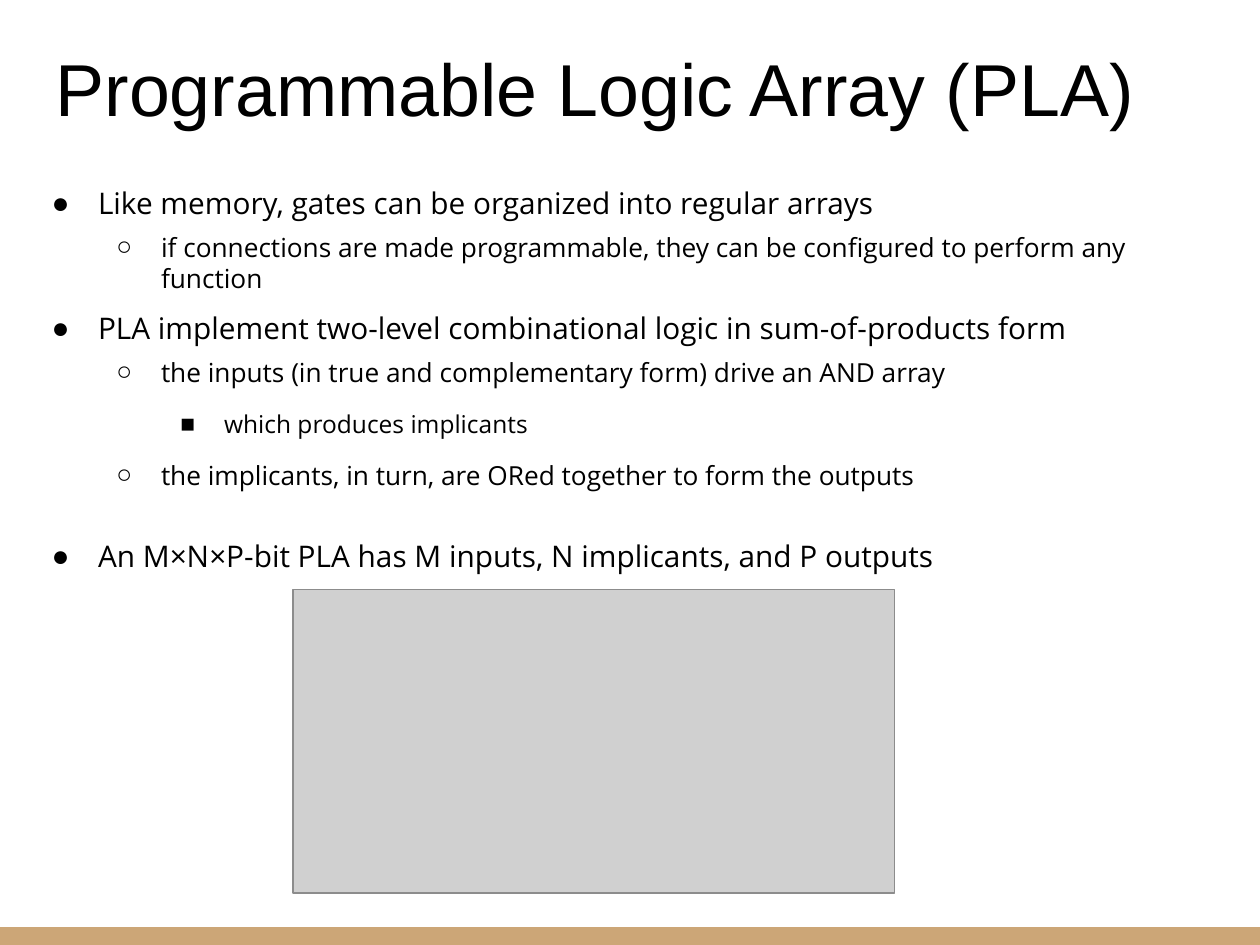
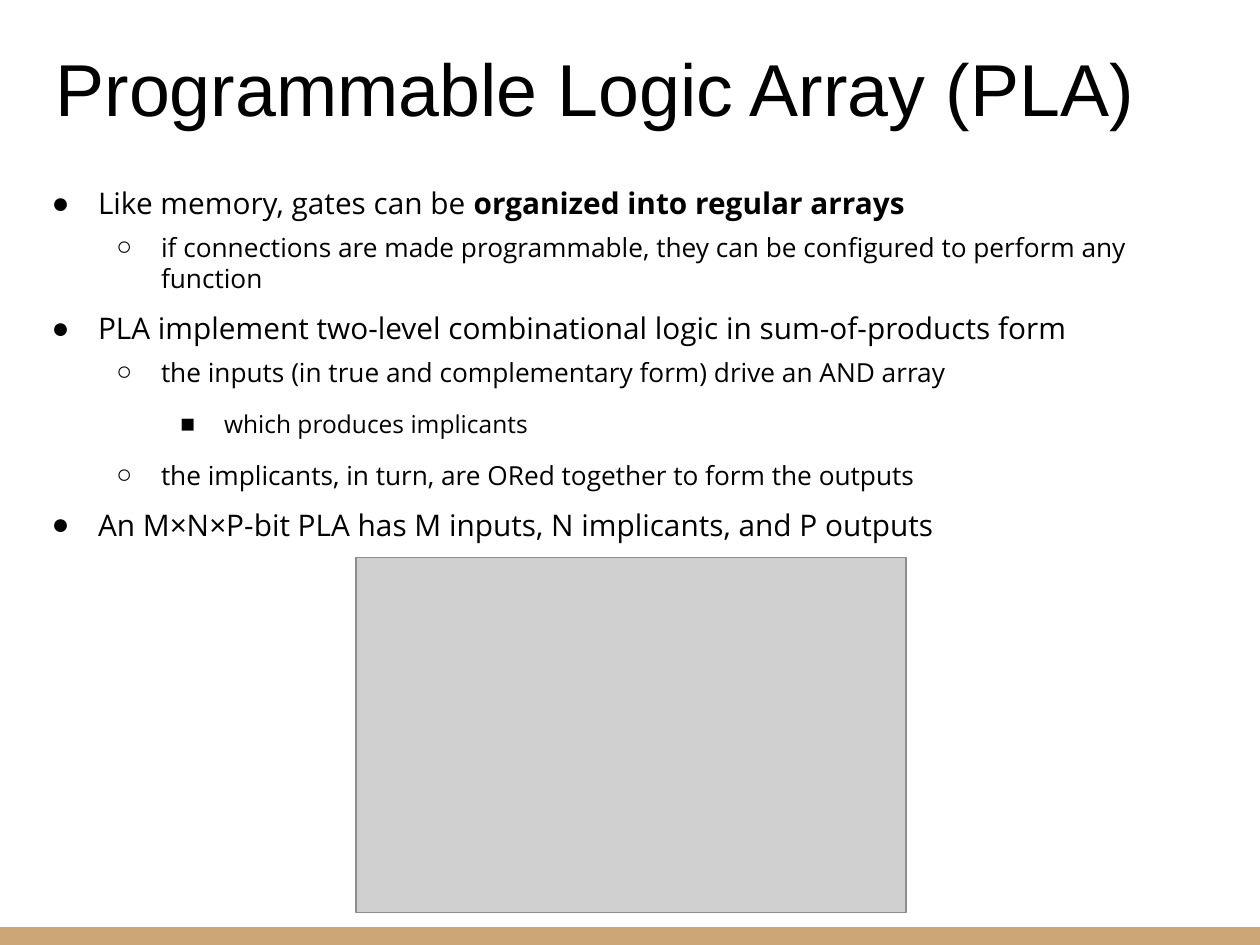
Before and after one commit to riccardoberta/esd, a slide deck: slide 22 of 10 - Sequential Building Blocks/10 - Sequential Building Blocks.pptx. Drawn at 1260x945 pixels with LibreOffice and Linux fonts; fonts in the diff are those of the drawing; grey boxes stand for pictures. Boxes give left, top, right and bottom in pixels: in the first picture for what was removed or moved away, otherwise in the second. Text is boxed around its words. In the diff, an @@ line names an element or a change of style, - is before the commit and + after.

```diff
--- a/10 - Sequential Building Blocks/10 - Sequential Building Blocks.pptx
+++ b/10 - Sequential Building Blocks/10 - Sequential Building Blocks.pptx
@@ text at [98, 191, 904, 221]: bold on in "organized into regular arrays" @@
@@ picture: place and size @@
-picture at [292, 590, 895, 893]
+picture at [357, 557, 907, 912]
```
Also in this commit, not shown: 19 other slides changed, 1 slide added, 2 slides removed, 20 other files.
